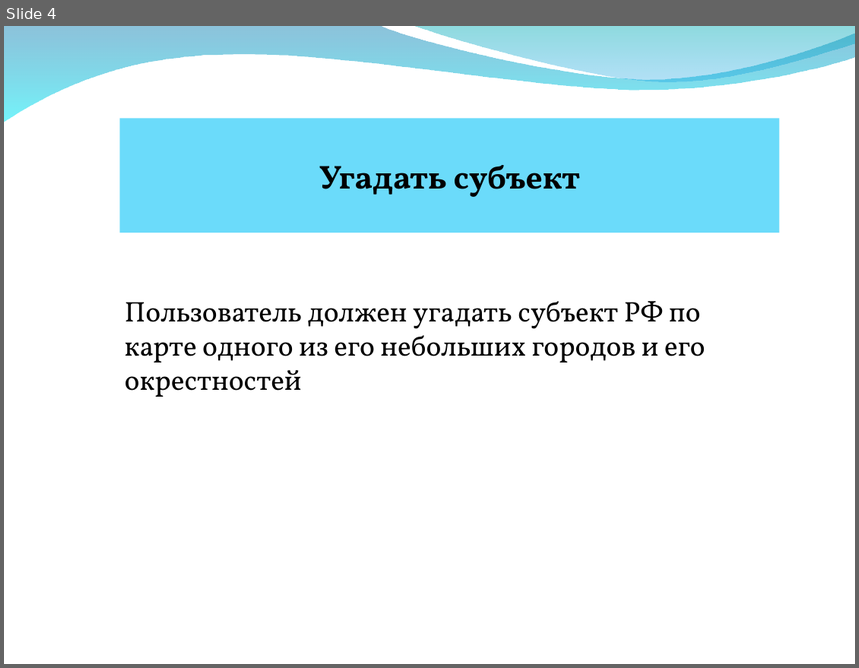
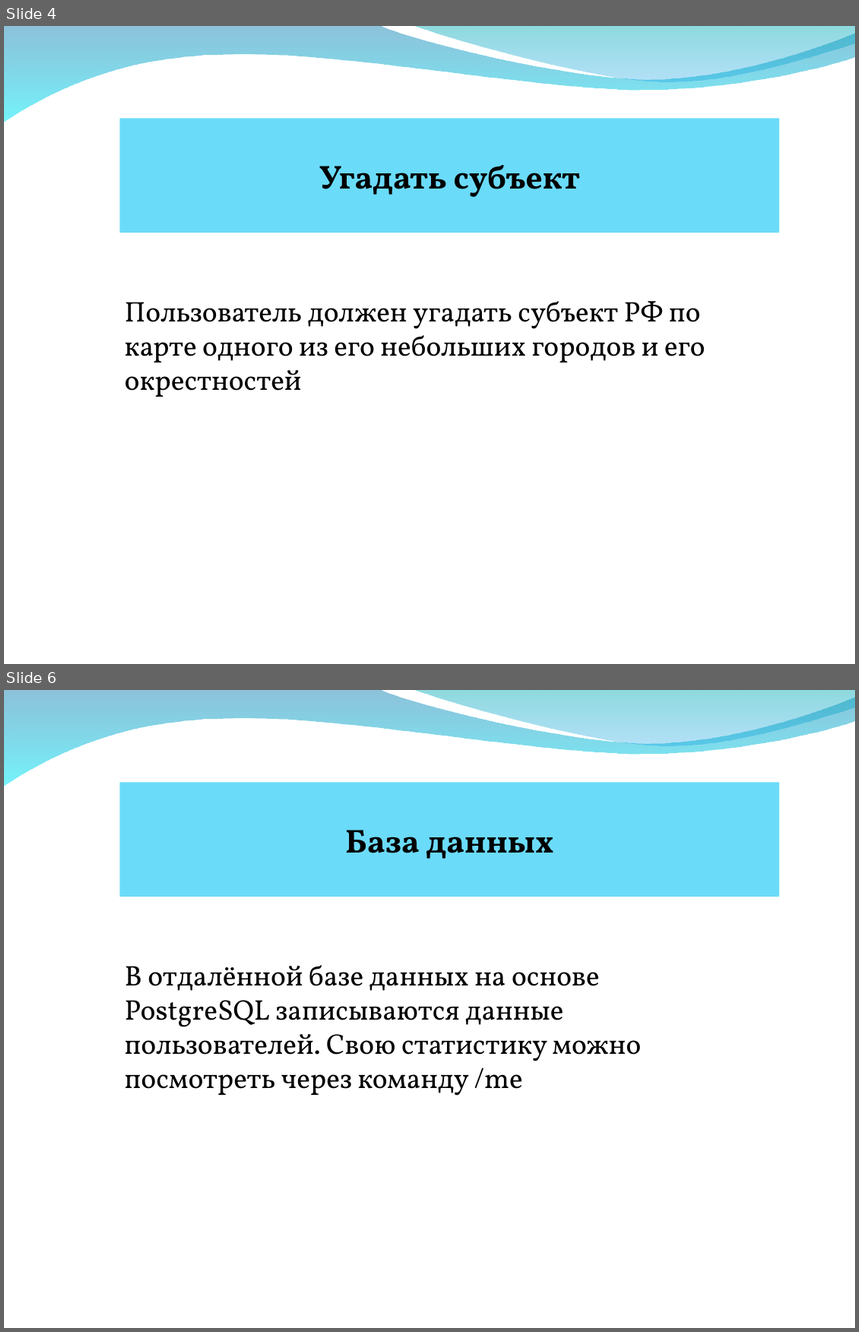
Before and after one commit to AverageEnjoyer2/geobotproject, a slide deck: презентация.ppt. Shown one above the other, each under a label of ours: slide 4 before the commit, slides 4 and 6 after it; the slides between them are not shown. The pictures are 859x668 and 859x1332 pixels, drawn with LibreOffice and Linux fonts; fonts in the diff are those of the drawing; background and template pictures are left out. Boxes give left, top, right and bottom in pixels: in the first picture for what was removed or moved away, otherwise in the second. Text is boxed around its words. In the diff, an @@ line names an element or a change of style, - is before the commit and + after.

```diff
--- a/презентация.ppt
+++ b/презентация.ppt
@@ slide 6 added at box(4, 690, 855, 1328), background picture (left out); not listed: 2 template elements that a slide beside it also shows @@
@@ rectangle added at box(120, 782, 779, 897), fill #6BDBFA, 28 pt, text #000000, bold @@
+База данных
@@ text added at box(125, 965, 642, 1096), 24 pt, text #000000 @@
+В отдалённой базе данных на основе PostgreSQL записываются данные пользователей. Свою статистику можно посмотреть через команду /me
```
Also in this commit, not shown: 2 slides changed, 9 other slides added, 3 other files.
